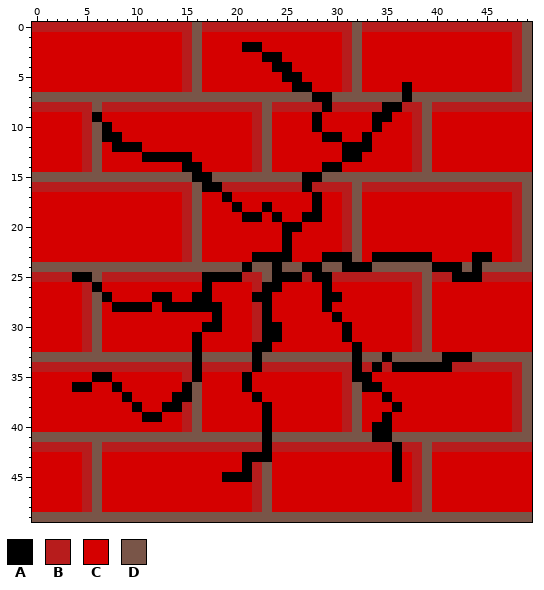
One commit to this pixel-art sprite: src/images/DamagedWall.png. The picture above was drawn from the file before the commit.
The file is 50x50 pixels.
Palette (. is transparent): A #000000  B #b71c1c  C #d50000  D #795548
Pixels before, first column x 0:
 0 BBBBBBBBBBBBBBBBDBBBBBBBBBBBBBBBDBBBBBBBBBBBBBBBBD
 1 CCCCCCCCCCCCCCCBDCCCCCCCCCCCCCCBDCCCCCCCCCCCCCCCBD
 2 CCCCCCCCCCCCCCCBDCCCCAACCCCCCCCBDCCCCCCCCCCCCCCCBD
 3 CCCCCCCCCCCCCCCBDCCCCCCAACCCCCCBDCCCCCCCCCCCCCCCBD
 4 CCCCCCCCCCCCCCCBDCCCCCCCAACCCCCBDCCCCCCCCCCCCCCCBD
 5 CCCCCCCCCCCCCCCBDCCCCCCCCAACCCCBDCCCCCCCCCCCCCCCBD
 6 CCCCCCCCCCCCCCCBDCCCCCCCCCAACCCBDCCCCACCCCCCCCCCBD
 7 DDDDDDDDDDDDDDDDDDDDDDDDDDDDAADDDDDDDADDDDDDDDDDDD
 8 BBBBBBDBBBBBBBBBBBBBBBBDBBBBBABBBBBAABBDBBBBBBBBBB
 9 CCCCCBACCCCCCCCCCCCCCCBDCCCCACCCCCAACCBDCCCCCCCCCC
10 CCCCCBDACCCCCCCCCCCCCCBDCCCCACCCCCACCCBDCCCCCCCCCC
11 CCCCCBDAACCCCCCCCCCCCCBDCCCCCAACCACCCCBDCCCCCCCCCC
12 CCCCCBDCAAACCCCCCCCCCCBDCCCCCCCAAACCCCBDCCCCCCCCCC
13 CCCCCBDCCCCAAAAACCCCCCBDCCCCCCCAACCCCCBDCCCCCCCCCC
14 CCCCCBDCCCCCCCCAACCCCCBDCCCCCAACCCCCCCBDCCCCCCCCCC
15 DDDDDDDDDDDDDDDDAADDDDDDDDDAADDDDDDDDDDDDDDDDDDDDD
16 BBBBBBBBBBBBBBBBDAABBBBBBBBABBBBDBBBBBBBBBBBBBBBBD
17 CCCCCCCCCCCCCCCBDCCACCCCCCCCACCBDCCCCCCCCCCCCCCCBD
18 CCCCCCCCCCCCCCCBDCCCACCACCCCACCBDCCCCCCCCCCCCCCCBD
19 CCCCCCCCCCCCCCCBDCCCCAACACCAACCBDCCCCCCCCCCCCCCCBD
20 CCCCCCCCCCCCCCCBDCCCCCCCCAACCCCBDCCCCCCCCCCCCCCCBD
21 CCCCCCCCCCCCCCCBDCCCCCCCCACCCCCBDCCCCCCCCCCCCCCCBD
22 CCCCCCCCCCCCCCCBDCCCCCCCCACCCCCBDCCCCCCCCCCCCCCCBD
23 CCCCCCCCCCCCCCCBDCCCCCAAAACCCAAADCAAAAAACCCCAACCBD
24 DDDDDDDDDDDDDDDDDDDDDADDADDAADDAAADDDDDDAAADADDDDD
25 BBBBAADBBBBBBBBBBAAAABBDAAABAABBBBBBBBBDBBAAABBBBB
26 CCCCCBACCCCCCCCCCACCCCBAACCCCACCCCCCCCBDCCCCCCCCCC
27 CCCCCBDACCCCAACCAACCCCAACCCCCAACCCCCCCBDCCCCCCCCCC
28 CCCCCBDCAAAACAAAAAACCCBACCCCCACCCCCCCCBDCCCCCCCCCC
29 CCCCCBDCCCCCCCCCCCACCCBACCCCCCACCCCCCCBDCCCCCCCCCC
30 CCCCCBDCCCCCCCCCCAACCCBAACCCCCCACCCCCCBDCCCCCCCCCC
31 CCCCCBDCCCCCCCCCACCCCCBAACCCCCCACCCCCCBDCCCCCCCCCC
32 CCCCCBDCCCCCCCCCACCCCCAACCCCCCCCACCCCCBDCCCCCCCCCC
33 DDDDDDDDDDDDDDDDADDDDDADDDDDDDDDADDADDDDDAAADDDDDD
34 BBBBBBBBBBBBBBBBABBBBBABBBBBBBBBABABAAAAAABBBBBBBD
35 CCCCCCAACCCCCCCBACCCCACCCCCCCCCBAACCCCCCCCCCCCCCBD
36 CCCCAACCACCCCCCADCCCCACCCCCCCCCBDAACCCCCCCCCCCCCBD
37 CCCCCCCCCACCCCAADCCCCCACCCCCCCCBDCCACCCCCCCCCCCCBD
38 CCCCCCCCCCACCAABDCCCCCCACCCCCCCBDCCCACCCCCCCCCCCBD
39 CCCCCCCCCCCAACCBDCCCCCCACCCCCCCBDCCACCCCCCCCCCCCBD
40 CCCCCCCCCCCCCCCBDCCCCCCACCCCCCCBDCAACCCCCCCCCCCCBD
41 DDDDDDDDDDDDDDDDDDDDDDDADDDDDDDDDDAADDDDDDDDDDDDDD
42 BBBBBBDBBBBBBBBBBBBBBBBABBBBBBBBBBBBABBDBBBBBBBBBB
43 CCCCCBDCCCCCCCCCCCCCCAAACCCCCCCCCCCCACBDCCCCCCCCCC
44 CCCCCBDCCCCCCCCCCCCCCABDCCCCCCCCCCCCACBDCCCCCCCCCC
45 CCCCCBDCCCCCCCCCCCCAAABDCCCCCCCCCCCCACBDCCCCCCCCCC
46 CCCCCBDCCCCCCCCCCCCCCCBDCCCCCCCCCCCCCCBDCCCCCCCCCC
47 CCCCCBDCCCCCCCCCCCCCCCBDCCCCCCCCCCCCCCBDCCCCCCCCCC
48 CCCCCBDCCCCCCCCCCCCCCCBDCCCCCCCCCCCCCCBDCCCCCCCCCC
49 DDDDDDDDDDDDDDDDDDDDDDDDDDDDDDDDDDDDDDDDDDDDDDDDDD
The same view after the edit:
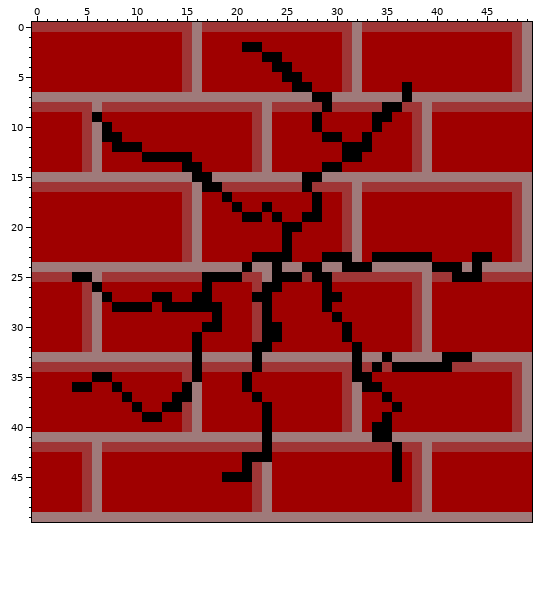
The edit:
colour B: #b71c1c -> #9f3636
colour C: #d50000 -> #9f0000
colour D: #795548 -> #9f7a7a
Changed places in both pictures, as pixel boxes (x1, y1, x2, y2):
changed: (32, 22, 532, 522)
